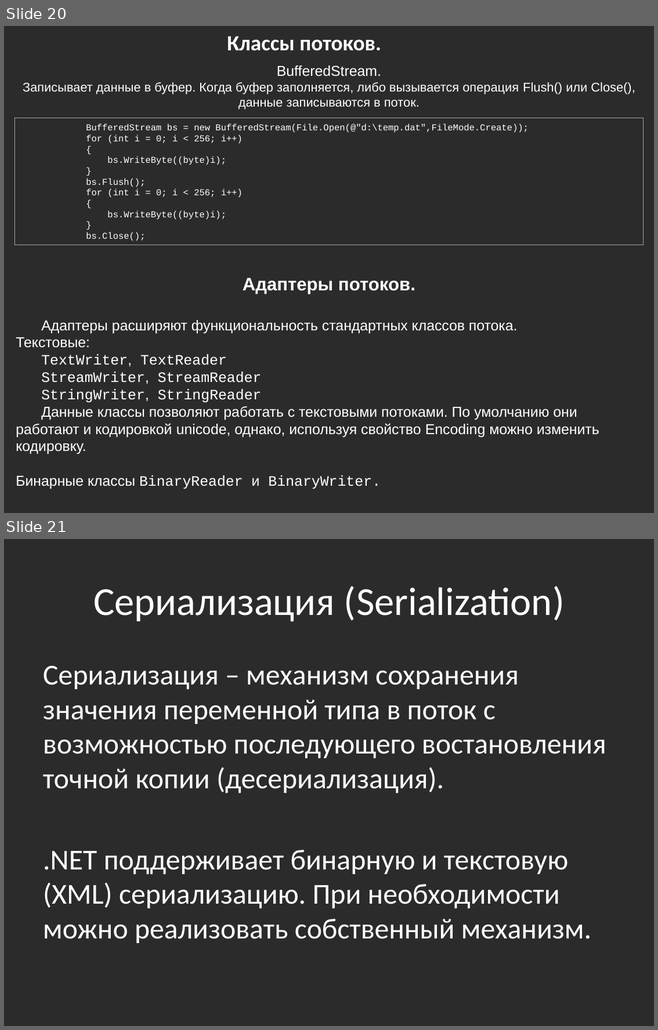
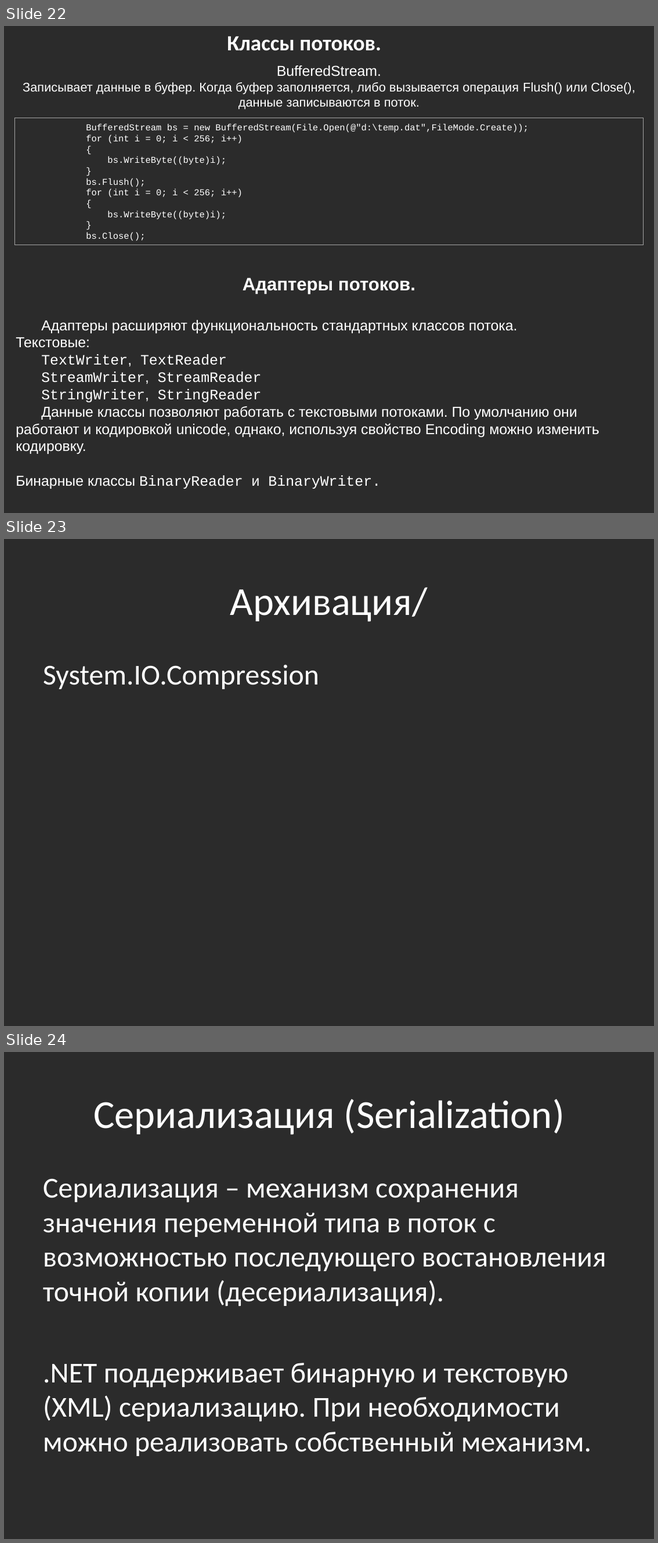
Before and after one commit to bazile/Training, a slide deck: Presentation/lesson-04-io.pptx. Shown one above the other, each under a label of ours: slides 20 and 21 before the commit, slides 22, 23 and 24 after it. The pictures are 658x1030 and 658x1543 pixels, drawn with LibreOffice and Linux fonts; fonts in the diff are those of the drawing; background and template pictures are left out; a plain dark background stands for a picture behind light text. Boxes give left, top, right and bottom in pixels: in the first picture for what was removed or moved away, otherwise in the second. Text is boxed around its words. In the diff, an @@ line names an element or a change of style, - is before the commit and + after.

Commit message:
Updated XML and IO presentations
- static methods of File class
- minor text changes in XML presentation

```diff
--- a/Presentation/lesson-04-io.pptx
+++ b/Presentation/lesson-04-io.pptx
@@ slide 23 added at <box>4,539,654,1026</box>, background picture (left out) @@
@@ title added at <box>230,587,427,622</box>, 44 pt, text #FFFFFF @@
+Архивация/
@@ text added at <box>43,665,319,689</box>, 32 pt, text #FFFFFF @@
+System.IO.Compression
@@ what was slide 20 is now slide 22 @@
@@ what was slide 21 is now slide 24 @@
```
Also in this commit, not shown: 1 slide changed, 2 other slides added, 1 other file.
